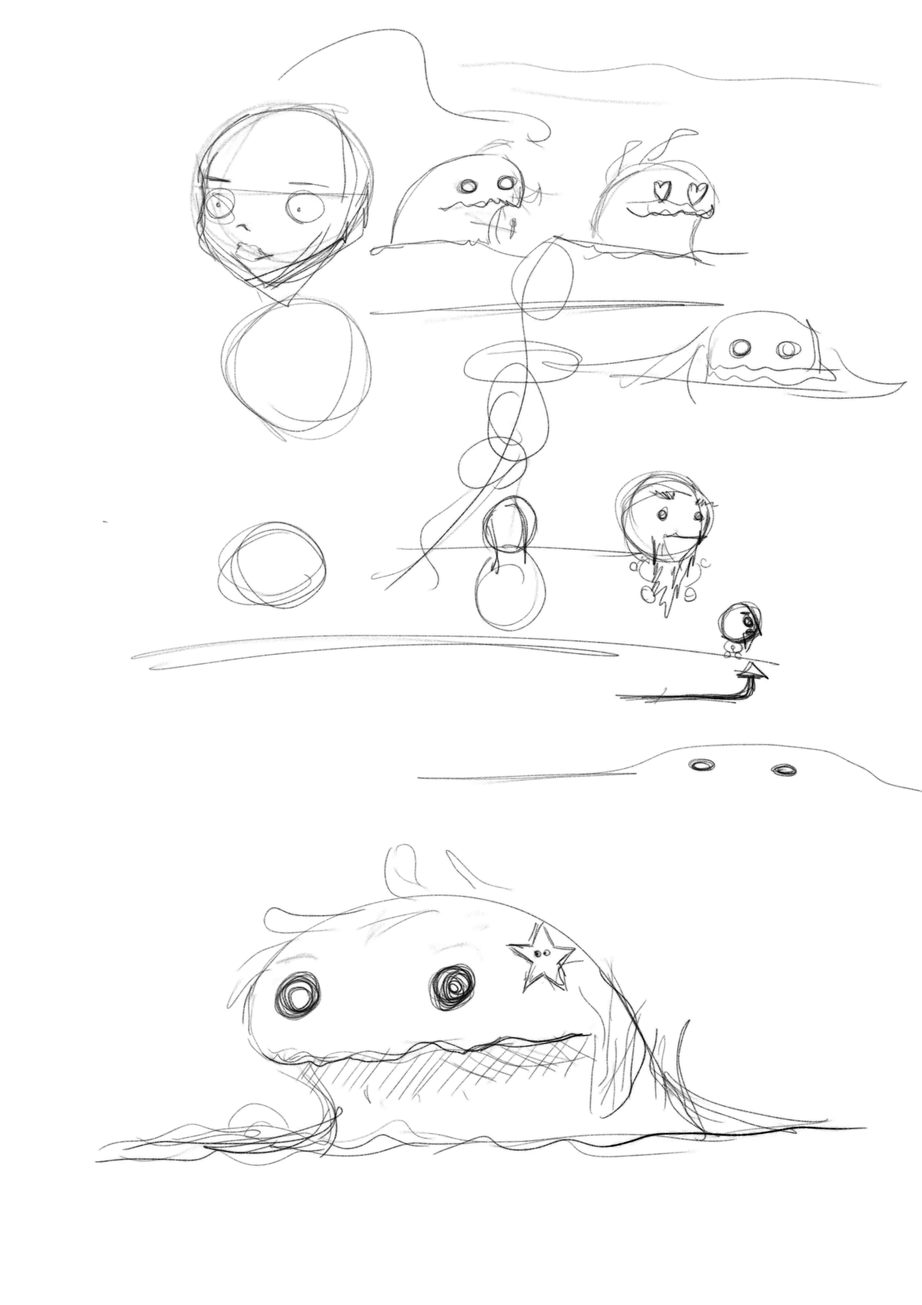
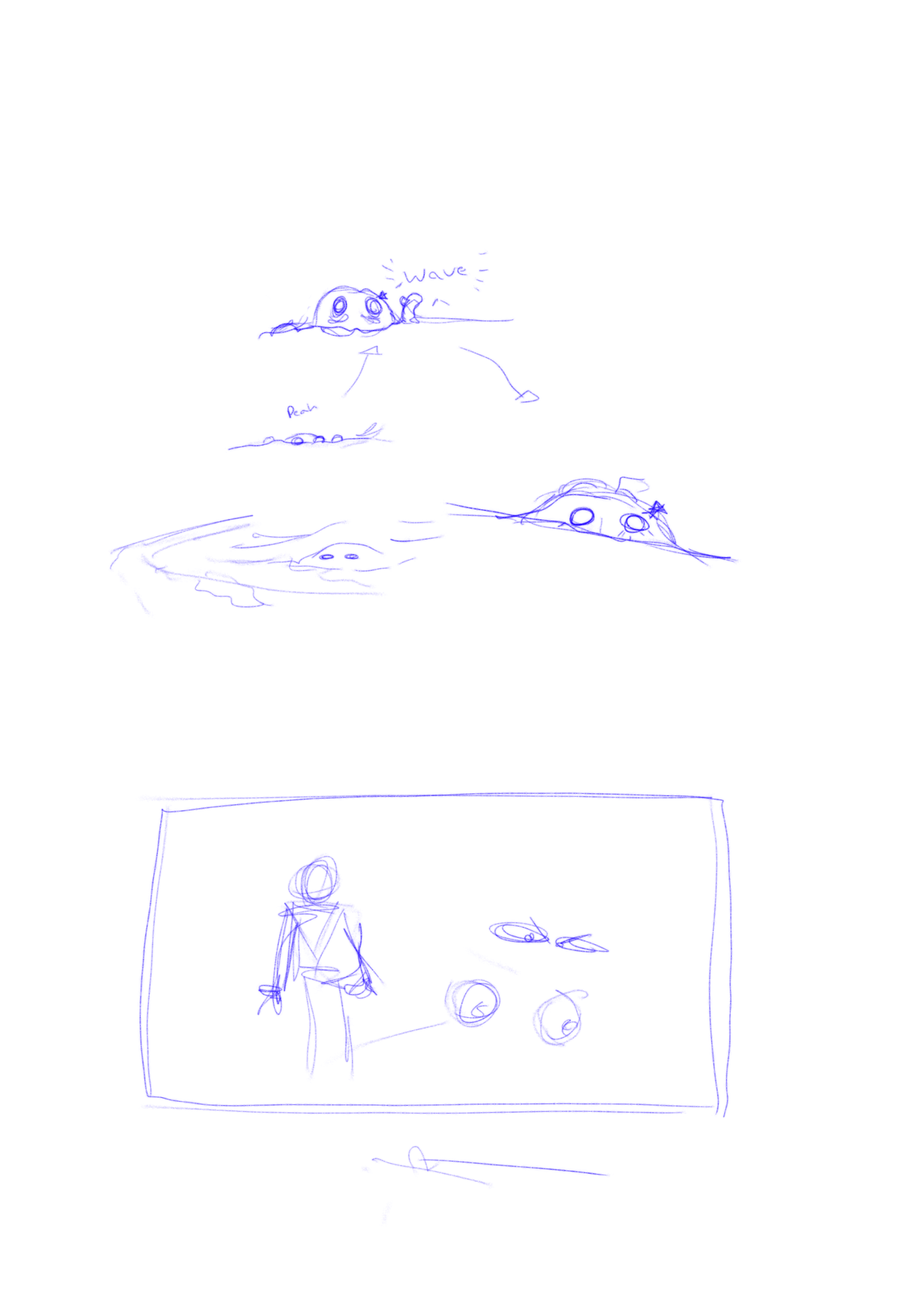
Layer changes from the first 922×1305 image to the second:
painted on "Paint Layer 2" over left=95, top=238, right=762, bottom=1226
hid "Paint Layer 1" over left=92, top=27, right=922, bottom=1190
